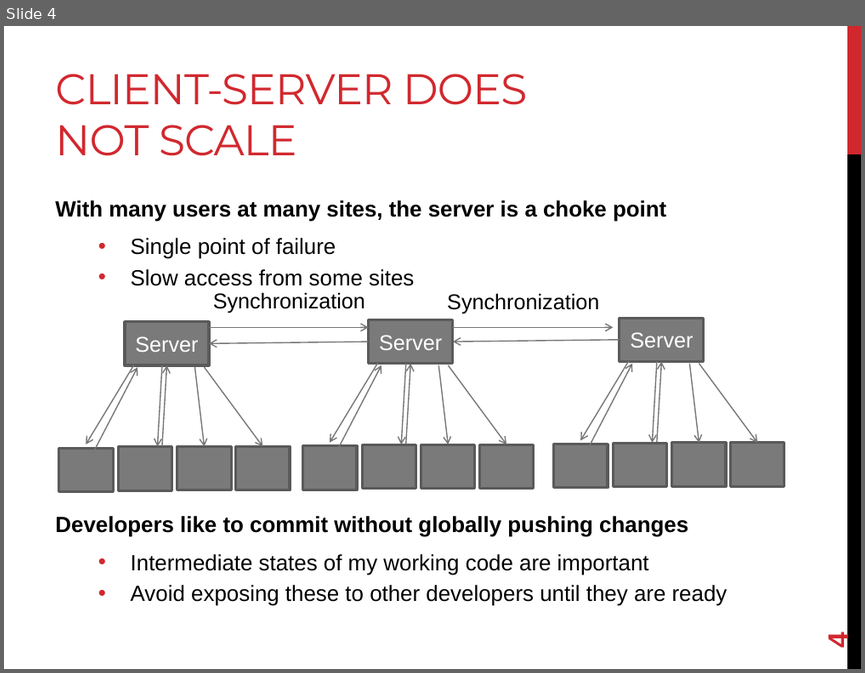
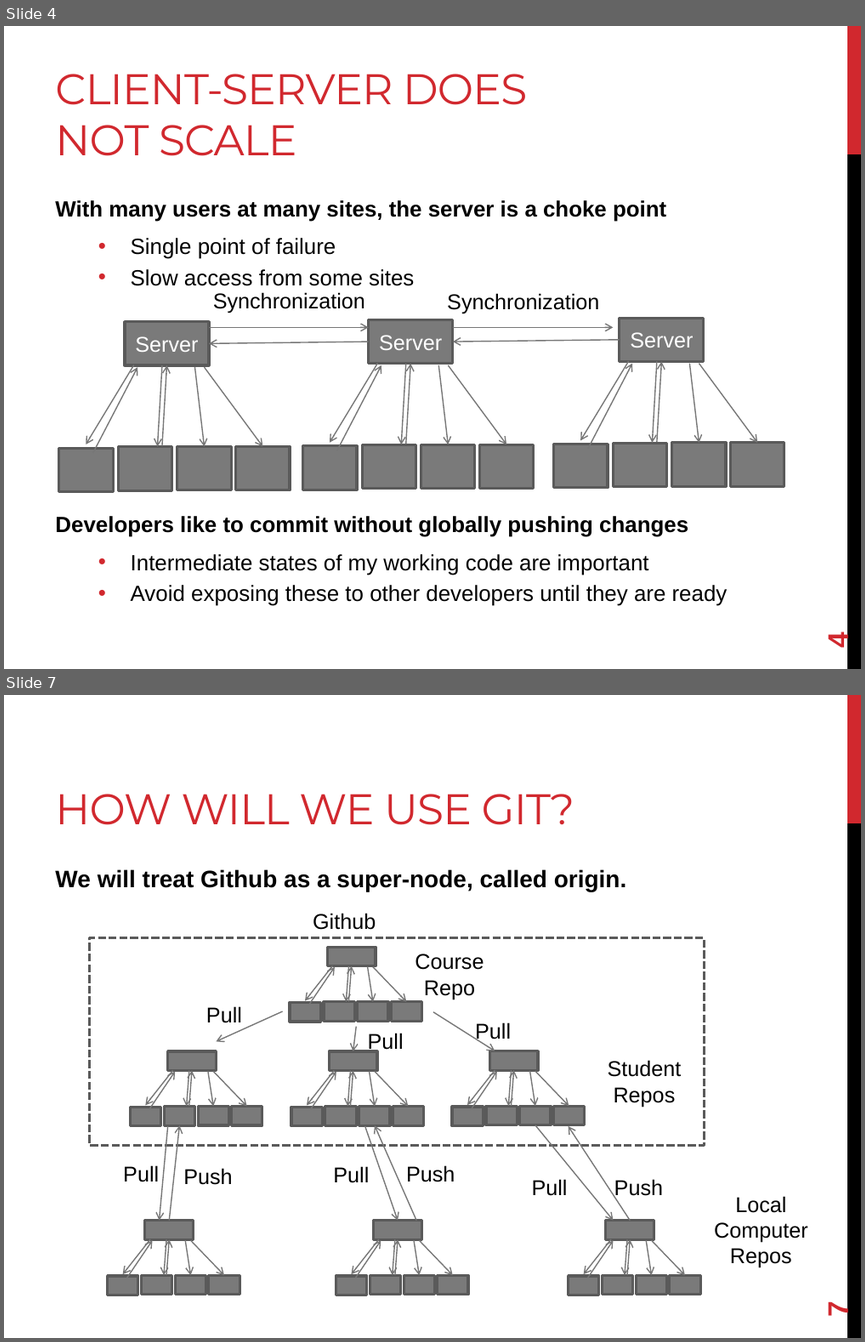
Before and after one commit to joshpeterson/DevelopingConcurrentSoftware, a slide deck: Lectures/Introduction to Distributed Version Control/Introduction to Distributed Version Control.pptx. Shown one above the other, each under a label of ours: slide 4 before the commit, slides 4 and 7 after it; the slides between them are not shown. The pictures are 865x673 and 865x1342 pixels, drawn with LibreOffice and Linux fonts; fonts in the diff are those of the drawing. Boxes give left, top, right and bottom in pixels: in the first picture for what was removed or moved away, otherwise in the second. Text is boxed around its words. In the diff, an @@ line names an element or a change of style, - is before the commit and + after.

```diff
--- a/Lectures/Introduction to Distributed Version Control/Introduction to Distributed Version Control.pptx
+++ b/Lectures/Introduction to Distributed Version Control/Introduction to Distributed Version Control.pptx
@@ slide 7 added at (x1=4, y1=695, x2=861, y2=1338), background #FFFFFF; not listed: 2 template elements that a slide beside it also shows @@
@@ title added at (x1=55, y1=794, x2=575, y2=825), 36 pt, text #D1282E @@
+HOW WILL WE USE GIT?
@@ text added at (x1=55, y1=869, x2=627, y2=891), 20 pt, text #000000, bold @@
+We will treat Github as a super-node, called origin.
@@ group added at (x1=90, y1=913, x2=808, y2=1295): 51 arrows, 36 rectangles, 13 texts @@
+Github
+Course Repo
+Student Repos
+Pull
+Pull
+Pull
+Pull
+Pull
+Pull
+Push
+Push
+Push
+Local Computer Repos
@@ page number added at (x1=822, y1=1302, x2=854, y2=1317), 24 pt, text #D1282E, bold @@
+7
```
Also in this commit, not shown: 6 other slides added.
